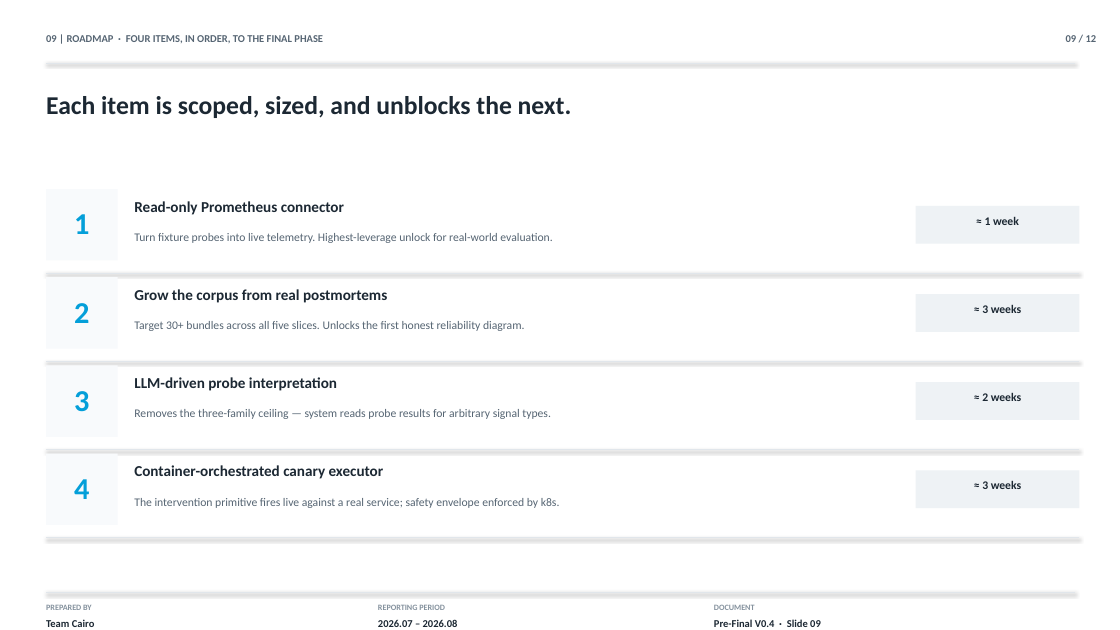
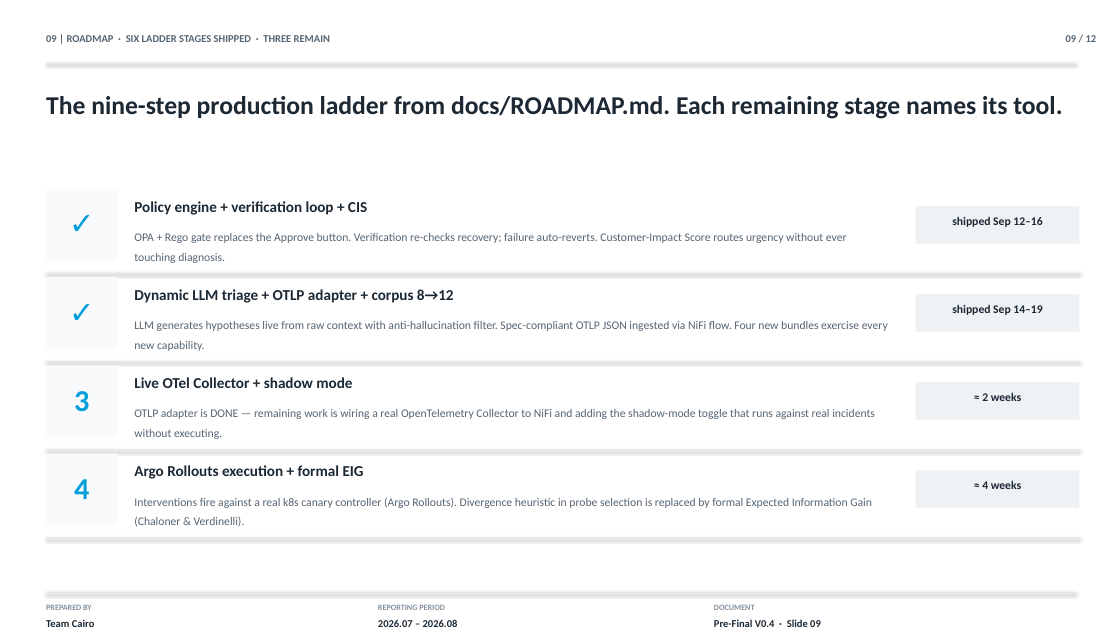
Before and after one commit to S2800-0/Incident-commander, a slide deck: slide 9 of demo/Incident_Commander_Presentation.pptx. Drawn at 1120x630 pixels with LibreOffice and Linux fonts; fonts in the diff are those of the drawing. Boxes give left, top, right and bottom in pixels: in the first picture for what was removed or moved away, otherwise in the second. Text is boxed around its words. In the diff, an @@ line names an element or a change of style, - is before the commit and + after.

```diff
--- a/demo/Incident_Commander_Presentation.pptx
+++ b/demo/Incident_Commander_Presentation.pptx
@@ text at [46,35,330,42]: text changed @@
-09 | ROADMAP · FOUR ITEMS, IN ORDER, TO THE FINAL PHASE
+09 | ROADMAP · SIX LADDER STAGES SHIPPED · THREE REMAIN
@@ text at [46,96,1062,119]: text changed @@
-Each item is scoped, sized, and unblocks the next.
+The nine-step production ladder from docs/ROADMAP.md. Each remaining stage names its tool.
@@ text at [134,201,367,215]: text changed @@
-Read-only Prometheus connector
+Policy engine + verification loop + CIS
@@ text at [74,214,89,234]: text changed @@
-1
+✓
@@ text at [134,233,847,263]: text changed @@
-Turn fixture probes into live telemetry. Highest-leverage unlock for real-world evaluation.
+OPA + Rego gate replaces the Approve button. Verification re-checks recovery; failure auto-reverts. Customer-Impact Score routes urgency without ever touching diagnosis.
@@ text at [952,217,1042,227]: text changed @@
-≈ 1 week
+shipped Sep 12–16
@@ text at [134,289,454,303]: text changed @@
-Grow the corpus from real postmortems
+Dynamic LLM triage + OTLP adapter + corpus 8→12
@@ text at [74,303,89,323]: text changed @@
-2
+✓
@@ text at [134,321,888,351]: text changed @@
-Target 30+ bundles across all five slices. Unlocks the first honest reliability diagram.
+LLM generates hypotheses live from raw context with anti-hallucination filter. Spec-compliant OTLP JSON ingested via NiFi flow. Four new bundles exercise every new capability.
@@ text at [952,305,1042,315]: text changed @@
-≈ 3 weeks
+shipped Sep 14–19
@@ text at [134,377,352,388]: text changed @@
-LLM-driven probe interpretation
+Live OTel Collector + shadow mode
@@ text at [134,409,875,439]: text changed @@
-Removes the three-family ceiling — system reads probe results for arbitrary signal types.
+OTLP adapter is DONE — remaining work is wiring a real OpenTelemetry Collector to NiFi and adding the shadow-mode toggle that runs against real incidents without executing.
@@ text at [134,465,364,479]: text changed @@
-Container-orchestrated canary executor
+Argo Rollouts execution + formal EIG
@@ text at [134,497,872,527]: text changed @@
-The intervention primitive fires live against a real service; safety envelope enforced by k8s.
+Interventions fire against a real k8s canary controller (Argo Rollouts). Divergence heuristic in probe selection is replaced by formal Expected Information Gain (Chaloner & Verdinelli).
@@ text at [982,481,1021,489]: text changed @@
-≈ 3 weeks
+≈ 4 weeks
```
Also in this commit, not shown: 3 other slides changed.
